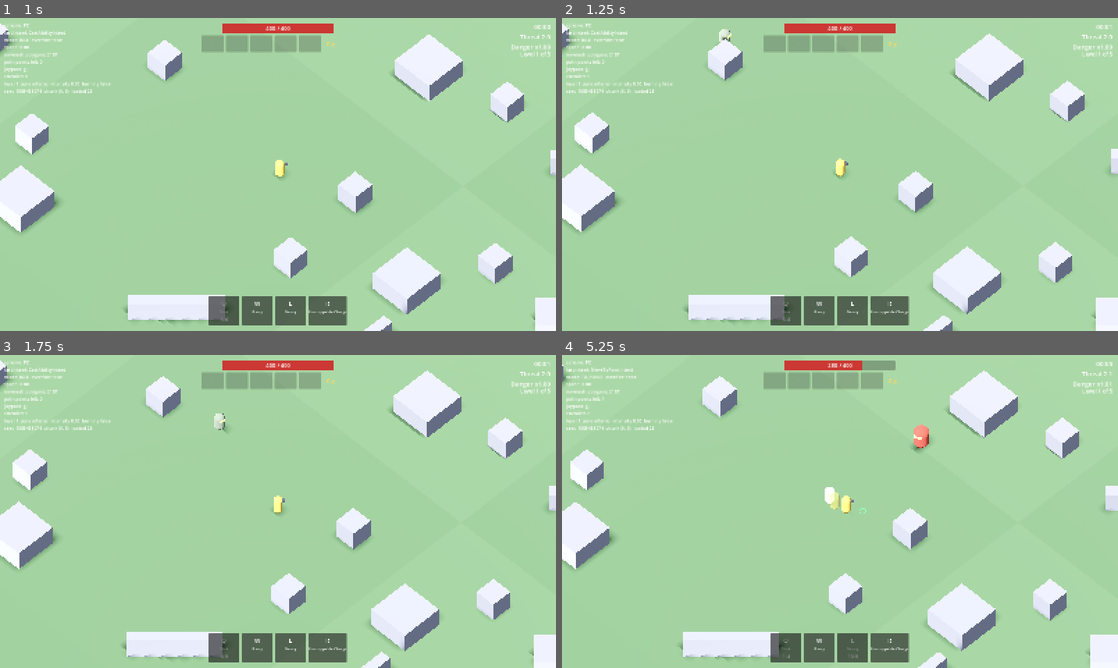
Above: before the commit, frames 1-4 (two rows, left to right).
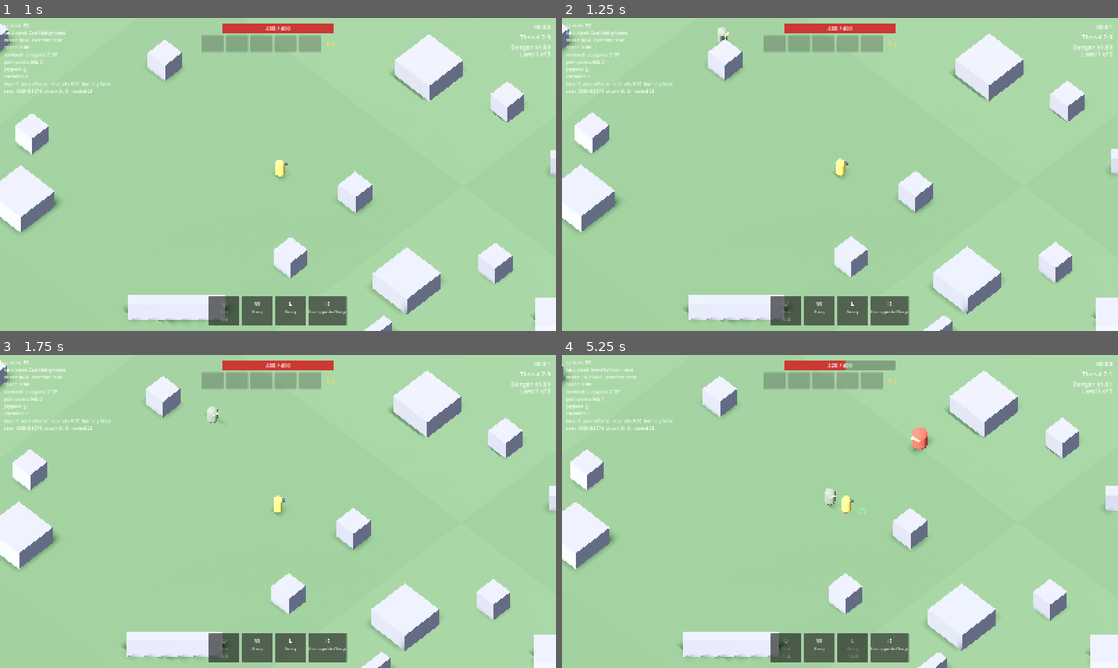
Above: after the commit, the same moments.

Repository: Ahadwen/Escape-v2
Game: Godot game, scene res://world/levels/level.tscn
Same seed, same stepped clock (60 frames per second), same inputs: the game is played once before the commit and once after it.
Inputs (mouse positions are in pixels of both pictures, inside the frame that each line leads up to):
- Up to frame 1 (1 s): tap Enter at 0.5 s; move the mouse to (400, 158) at 0.52 s; tap Q (ability_1) at 0.6 s; click (400, 158) at 0.67 s
- Up to frame 2 (1.25 s): no input
- Up to frame 3 (1.75 s): drag from (166, 527) to (250, 574) at 1.27 s
- Up to frame 4 (5.25 s): move the mouse to (895, 442) at 2.02 s; tap E (ability_3) at 2.1 s; click (895, 442) at 2.17 s; drag from (812, 574) to (673, 464) at 2.77 s; click (673, 464) at 3.5 s; move the mouse to (1006, 558) at 3.52 s; click (1006, 558) at 3.6 s; drag from (673, 464) to (756, 433) at 4.27 s; move the mouse to (867, 511) at 5.02 s; right-click (867, 511) at 5.1 s; click (867, 511) at 5.17 s

Frame 1 is identical in both runs. In frame 2, less than 0.1% of the frame differs, in the area x 28-31%, y 2-8%; in frame 3, 0.2%; in frame 4, 0.3%, in the area x 47-66%, y 1-50%.

Commit message:
Tuning: Brute turns 15 deg/s; slower Spinner and Shambler; Shambler strikes faster
Co-Authored-By: Claude Opus 5.5 <noreply@anthropic.com>
Claude-Session: https://claude.ai/code/session_01MK2ViG6yW215fERvVJH3QP

Diff:
--- a/enemies/data/hunters/brute.tres
+++ b/enemies/data/hunters/brute.tres
@@ -28,7 +28,7 @@
 max_speed = 30.0
 acceleration = 8.0
 deceleration = 45.0
-turn_rate_degrees = 25.0
+turn_rate_degrees = 15.0
 pass_distance = 2.5
 max_duration = 5.0
 width = 2.0
--- a/enemies/data/hunters/shambler.tres
+++ b/enemies/data/hunters/shambler.tres
@@ -14,8 +14,8 @@
 shape = 0
 radius = 2.0
 angle_degrees = 100.0
-wind_up = 0.55
-recovery = 0.6
+wind_up = 0.35
+recovery = 0.4
 damage = 60.0
 
 [resource]
@@ -27,8 +27,8 @@
 id = &"shambler"
 display_name = "Shambler"
 color = Color(0.5, 0.55, 0.45, 1)
-move_speed = 6.5
-speed_floor_ratio = 1.15
+move_speed = 6.0
+speed_floor_ratio = 1.05
 lifetime_min = 30.0
 lifetime_max = 45.0
 threat_cost = 1.0
--- a/enemies/data/hunters/spinner.tres
+++ b/enemies/data/hunters/spinner.tres
@@ -12,8 +12,8 @@
 max_range = 999.0
 aim_time = 0.25
 start_speed = 6.0
-max_speed = 28.0
-acceleration = 30.0
+max_speed = 22.0
+acceleration = 22.0
 deceleration = 32.0
 turn_rate_degrees = 110.0
 drive_time = 2.6
@@ -30,7 +30,7 @@
 color = Color(0.95, 0.75, 0.2, 1)
 body_scale = Vector3(2.2, 0.7, 2.2)
 move_speed = 7.0
-speed_floor_ratio = 1.3
+speed_floor_ratio = 1.1
 spins = true
 contact_damage = 70.0
 contact_cooldown = 0.8
